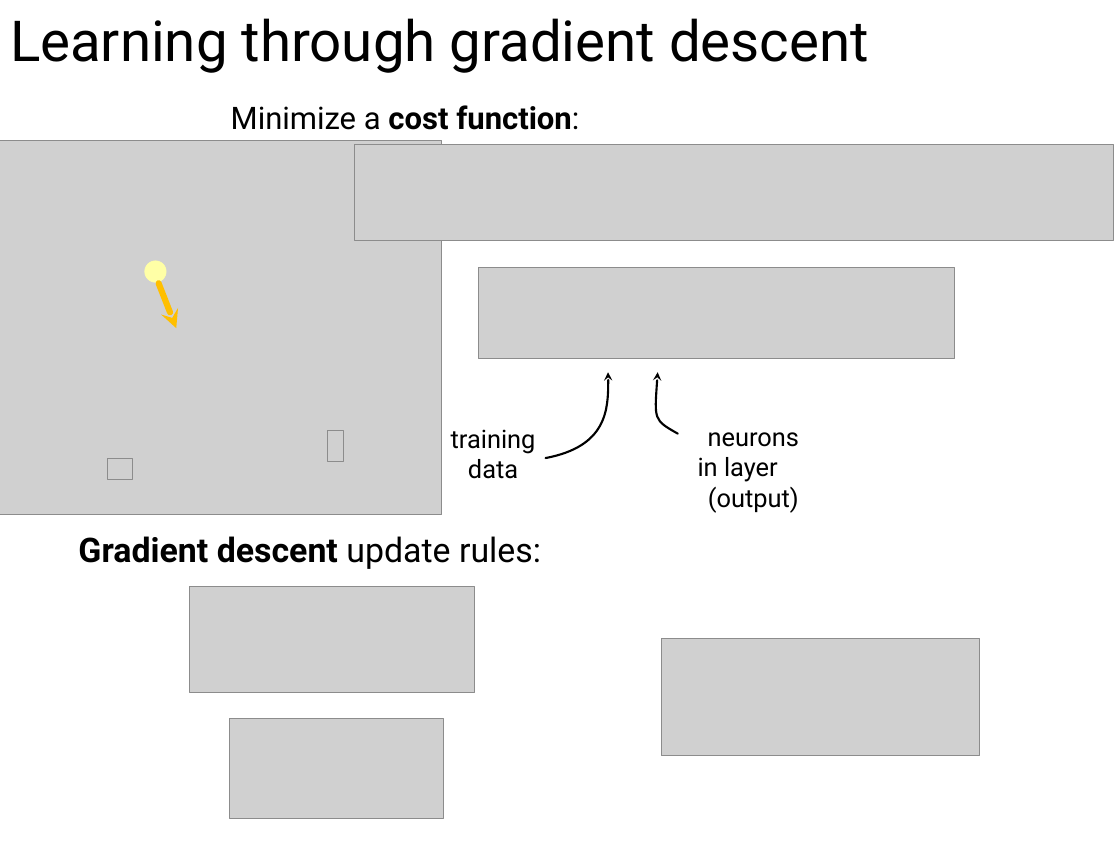
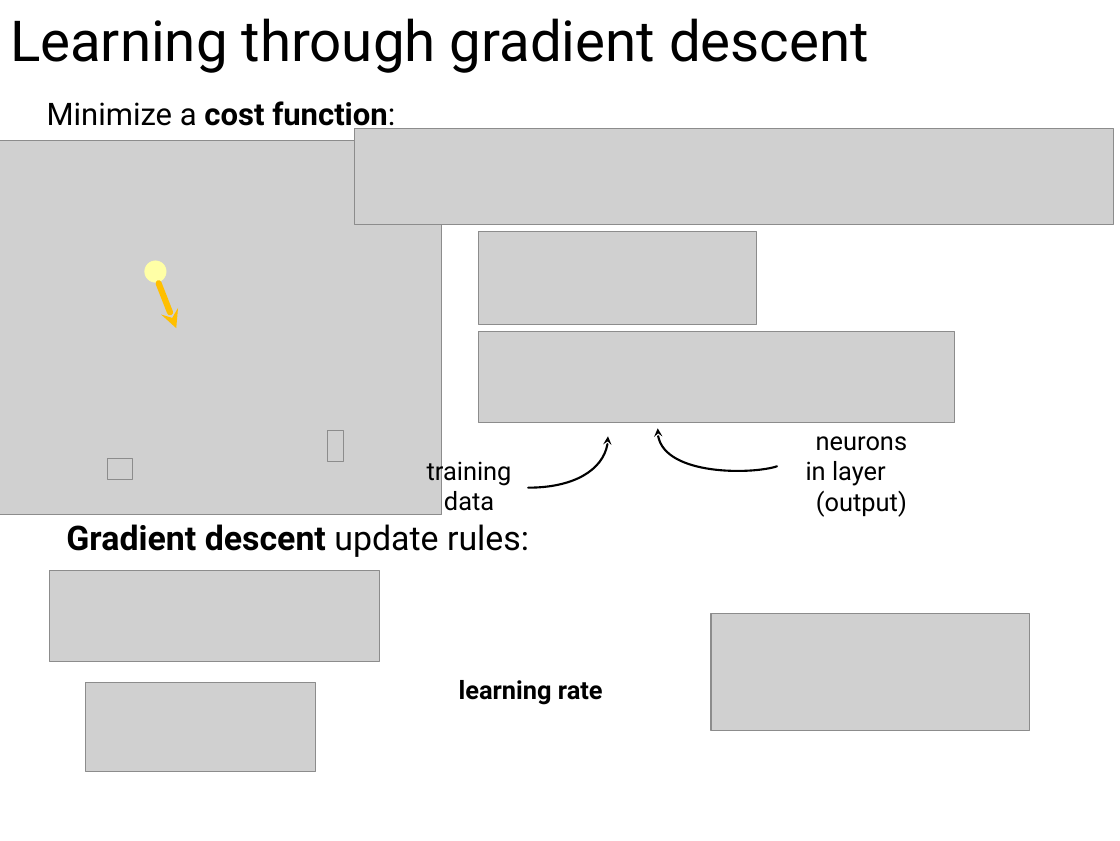
Before and after one commit to ansuini/Winter_School_QLS_2018, a slide deck: slide 9 of Lecture1/slides/Alberto_DeepLearning.odp. Drawn at 1120x841 pixels with LibreOffice and Linux fonts; fonts in the diff are those of the drawing; grey boxes stand for pictures; background and template pictures are left out. Boxes give left, top, right and bottom in pixels: in the first picture for what was removed or moved away, otherwise in the second. Text is boxed around its words. In the diff, an @@ line names an element or a change of style, - is before the commit and + after.

```diff
--- a/Lecture1/slides/Alberto_DeepLearning.odp
+++ b/Lecture1/slides/Alberto_DeepLearning.odp
@@ text "Minimize a cost function:" rewrapped from [231, 105, 579, 130] to [47, 101, 395, 133] @@
@@ picture: place and size @@
-picture at [354, 144, 1113, 240]
+picture at [354, 128, 1113, 224]
@@ picture added at [479, 232, 757, 324] @@
@@ picture: place and size @@
-picture at [479, 267, 955, 358]
+picture at [479, 331, 955, 422]
@@ text "neurons": place and size @@
-text "neurons" at [698, 432, 799, 512]
+text "neurons" at [806, 436, 907, 516]
@@ text "training" rewrapped from [451, 429, 536, 479] to [427, 457, 512, 511] @@
@@ freeform shape: place and size @@
-freeform shape at [546, 372, 609, 457]
+freeform shape at [528, 436, 609, 488]
@@ freeform shape: place and size @@
-freeform shape at [657, 372, 678, 433]
+freeform shape at [658, 428, 776, 471]
@@ text "Gradient descent update rules:": place and size @@
-text "Gradient descent update rules:" at [78, 536, 541, 569]
+text "Gradient descent update rules:" at [66, 524, 529, 557]
@@ picture: place and size @@
-picture at [190, 586, 475, 692]
+picture at [50, 570, 379, 662]
@@ picture: place and size @@
-picture at [662, 638, 980, 755]
+picture at [711, 614, 1030, 731]
@@ picture: place and size @@
-picture at [230, 719, 443, 819]
+picture at [85, 682, 316, 771]
@@ text added at [459, 680, 603, 705], 18 pt, text #000000, bold @@
+learning rate
```
Also in this commit, not shown: 3 other slides changed, 5 other files.
